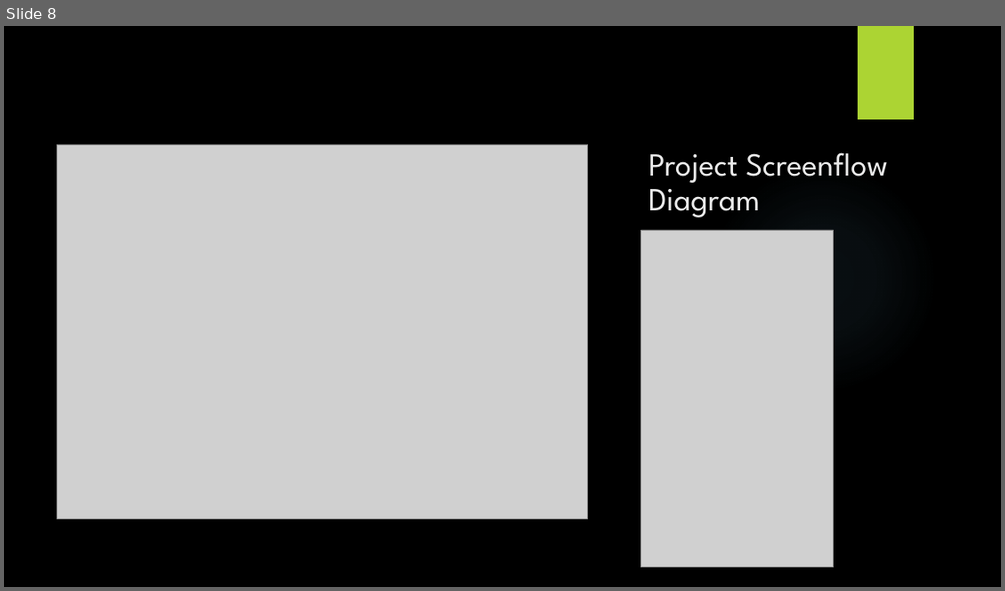
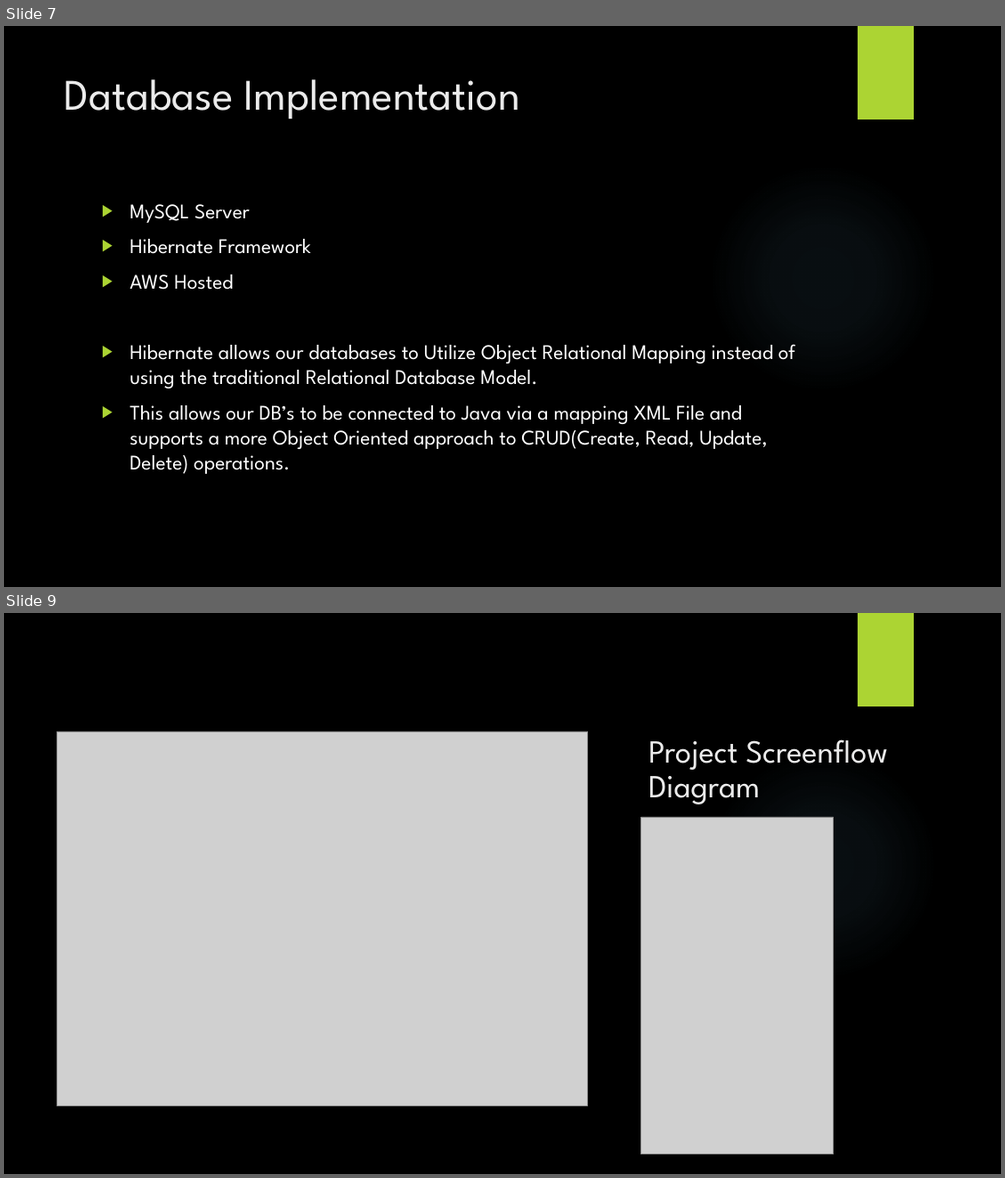
Before and after one commit to TheBrokenTheory/CapstoneProject2019, a slide deck: Documentation/BetaPresentation.pptx. Shown one above the other, each under a label of ours: slide 8 before the commit, slides 7 and 9 after it; the slides between them are not shown. The pictures are 1005x591 and 1005x1178 pixels, drawn with LibreOffice and Linux fonts; fonts in the diff are those of the drawing; grey boxes stand for pictures; background and template pictures are left out. Boxes give left, top, right and bottom in pixels: in the first picture for what was removed or moved away, otherwise in the second. Text is boxed around its words. In the diff, an @@ line names an element or a change of style, - is before the commit and + after.

Commit message:
Updates PPT

```diff
--- a/Documentation/BetaPresentation.pptx
+++ b/Documentation/BetaPresentation.pptx
@@ slide 7 added at box(4, 26, 1001, 587), background picture (left out); not listed: 2 template elements that a slide beside it also shows @@
@@ title added at box(65, 79, 520, 119), 42 pt, text #EBEBEB @@
+Database Implementation
@@ text added at box(129, 204, 795, 474), 20 pt, text #FFFFFF @@
+▶ MySQL Server
+▶ Hibernate Framework
+▶ AWS Hosted
+▶ Hibernate allows our databases to Utilize Object Relational Mapping instead of using the traditional Relational Database Model.
+▶ This allows our DB’s to be connected to Java via a mapping XML File and supports a more Object Oriented approach to CRUD(Create, Read, Update, Delete) operations.
@@ what was slide 8 is now slide 9 @@
```
Also in this commit, not shown: 1 slide changed, 1 other file.
